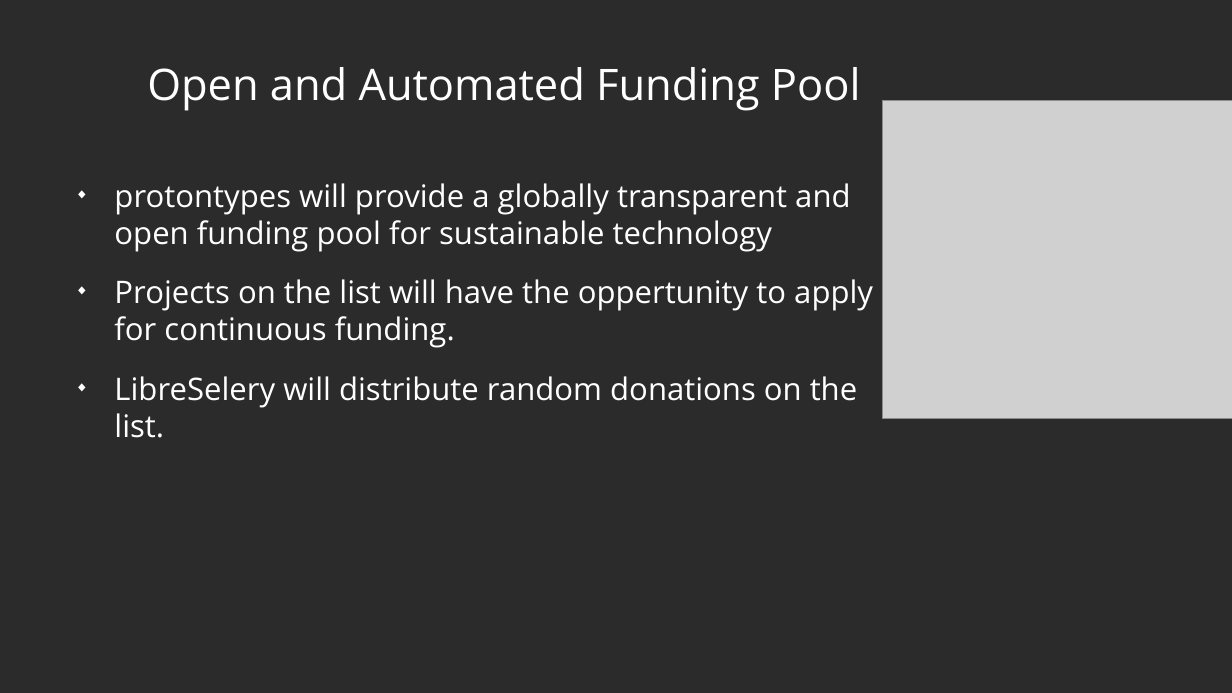
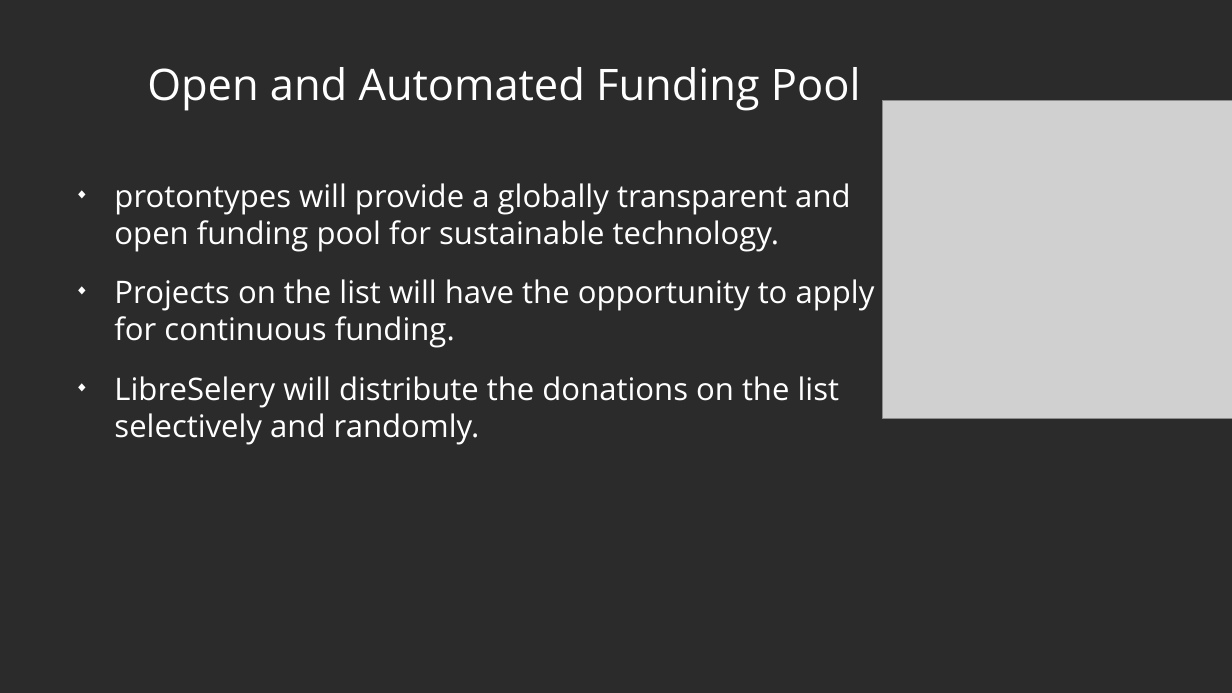
Before and after one commit to protontypes/documents, a slide deck: slide 7 of slides/2020-11-02_protontypes_GeneralSlides_R03.odp. Drawn at 1232x693 pixels with LibreOffice and Linux fonts; fonts in the diff are those of the drawing; grey boxes stand for pictures; background and template pictures are left out; a plain dark background stands for a picture behind light text. Boxes give left, top, right and bottom in pixels: in the first picture for what was removed or moved away, otherwise in the second. Text is boxed around its words. In the diff, an @@ line names an element or a change of style, - is before the commit and + after.

```diff
--- a/slides/2020-11-02_protontypes_GeneralSlides_R03.odp
+++ b/slides/2020-11-02_protontypes_GeneralSlides_R03.odp
@@ text at (x1=114, y1=183, x2=875, y2=445): text changed @@
-◆ protontypes will provide a globally transparent and open funding pool for sustainable technology
-◆ Projects on the list will have the oppertunity to apply for continuous funding.
-◆ LibreSelery will distribute random donations on the list.
+◆ protontypes will provide a globally transparent and open funding pool for sustainable technology.
+◆ Projects on the list will have the opportunity to apply for continuous funding.
+◆ LibreSelery will distribute the donations on the list selectively and randomly.
```
Also in this commit, not shown: 3 other slides changed, 2 slides added, 1 slide removed, 1 other file.
